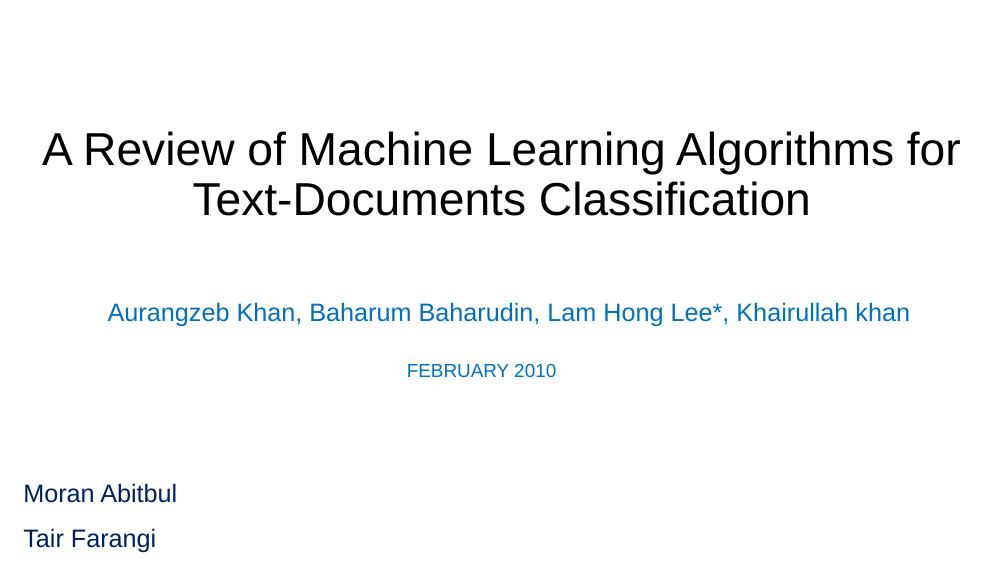
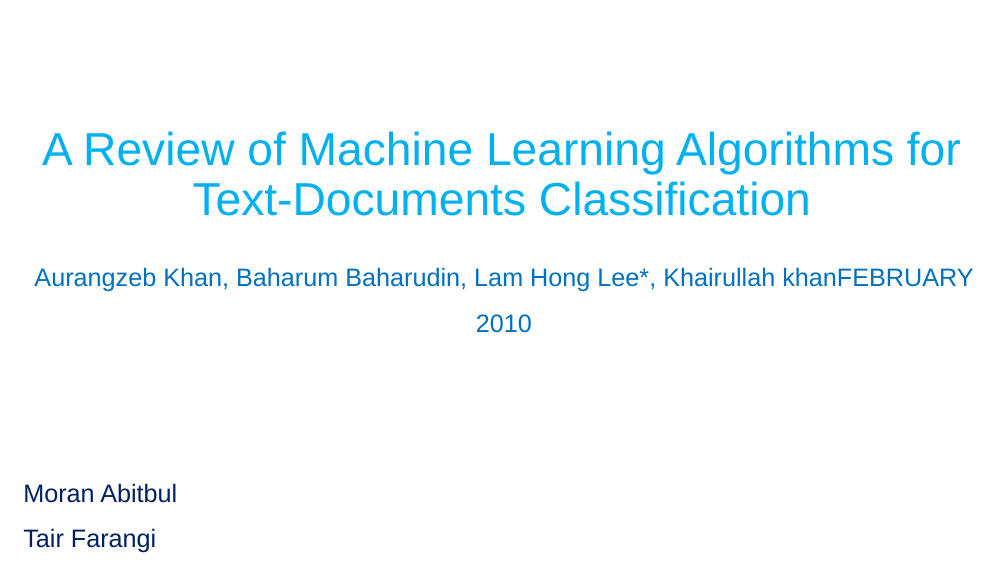
Before and after one commit to moran-abitbul/PreFix, a slide deck: slide 1 of server/uploads/updated-semi.pptx. Drawn at 1008x567 pixels with LibreOffice and Linux fonts; fonts in the diff are those of the drawing. Boxes give left, top, right and bottom in pixels: in the first picture for what was removed or moved away, otherwise in the second. Text is boxed around its words. In the diff, an @@ line names an element or a change of style, - is before the commit and + after.

```diff
--- a/server/uploads/updated-semi.pptx
+++ b/server/uploads/updated-semi.pptx
@@ text "A Review of Machine Learning ..." at (x1=42, y1=131, x2=961, y2=216): text colour #000000 to #00B0F0 @@
@@ text at (x1=34, y1=267, x2=973, y2=333): text changed @@
-Aurangzeb Khan, Baharum Baharudin, Lam Hong Lee*, Khairullah khan
+Aurangzeb Khan, Baharum Baharudin, Lam Hong Lee*, Khairullah khanFEBRUARY 2010
@@ title removed at (x1=407, y1=363, x2=556, y2=377) @@
-FEBRUARY 2010
```
Also in this commit, not shown: 2 other slides changed, 6 other files.
